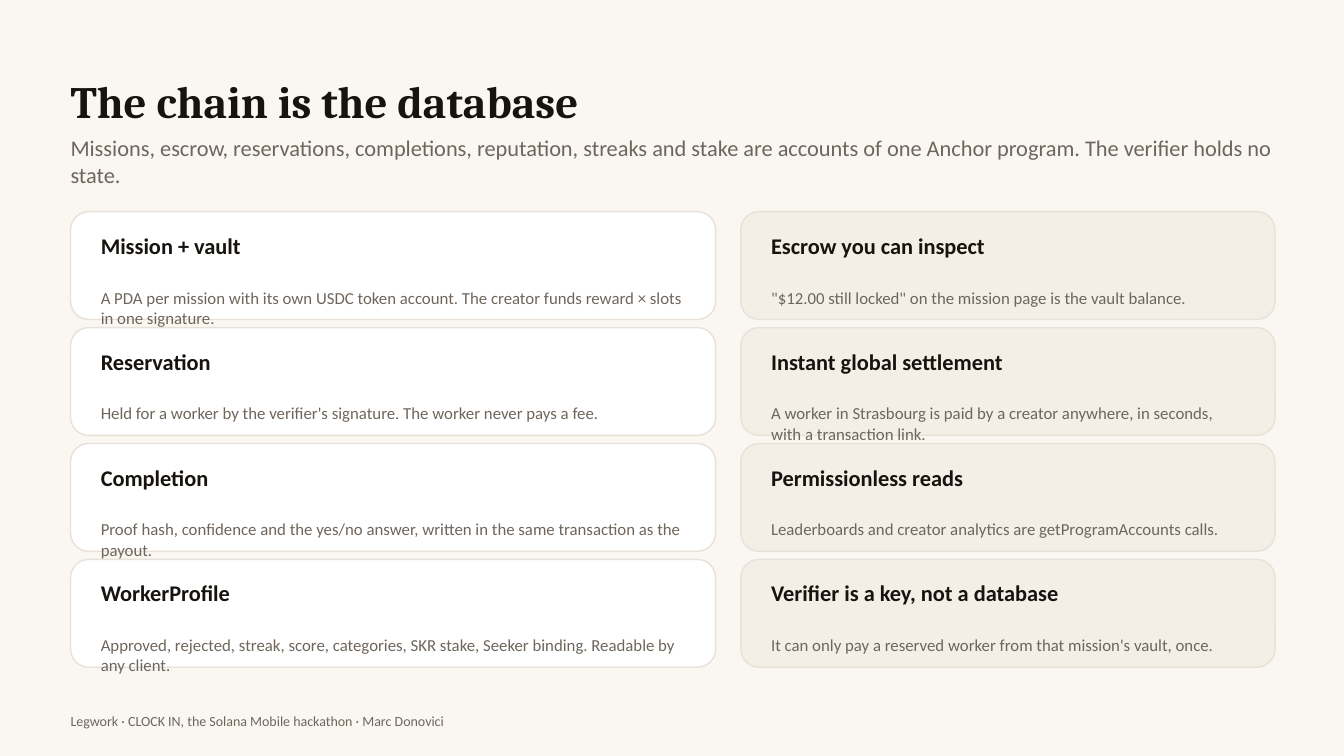
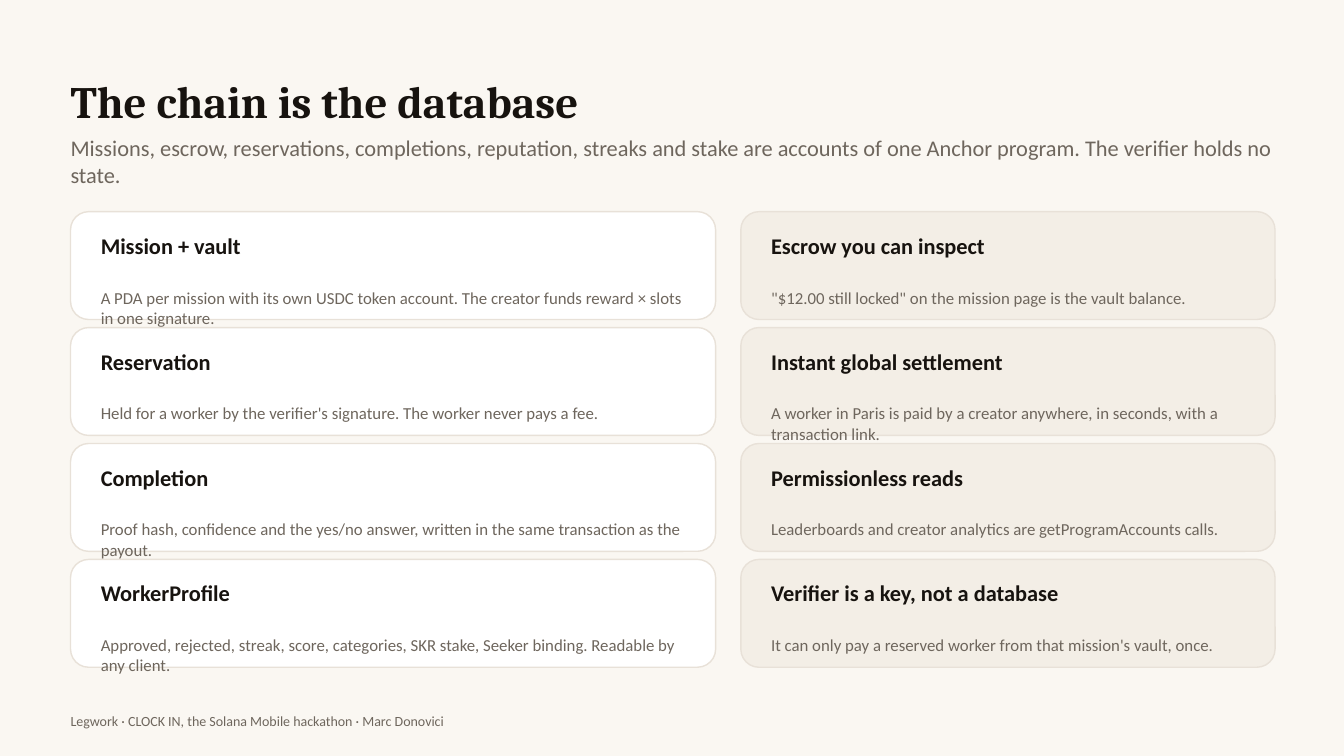
Before and after one commit to Marc-Dvci/Legwork, a slide deck: slide 6 of docs/deck/Legwork-pitch.pptx. Drawn at 1344x756 pixels with LibreOffice and Linux fonts; fonts in the diff are those of the drawing. Boxes give left, top, right and bottom in pixels: in the first picture for what was removed or moved away, otherwise in the second. Text is boxed around its words. In the diff, an @@ line names an element or a change of style, - is before the commit and + after.

Commit message:
Paris screenshots, deck refresh

```diff
--- a/docs/deck/Legwork-pitch.pptx
+++ b/docs/deck/Legwork-pitch.pptx
@@ text at (x1=771, y1=407, x2=1218, y2=440): text changed @@
-A worker in Strasbourg is paid by a creator anywhere, in seconds, with a transaction link.
+A worker in Paris is paid by a creator anywhere, in seconds, with a transaction link.
```
Also in this commit, not shown: 2 other slides changed, 21 other files.
